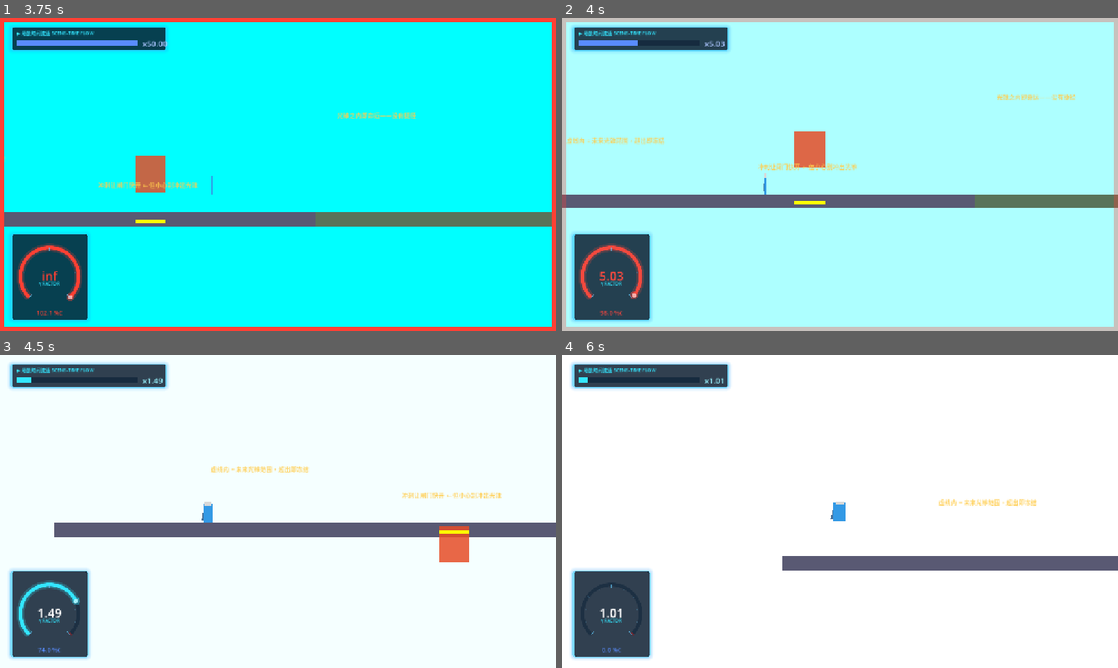
Above: before the commit, frames 1-4 (two rows, left to right).
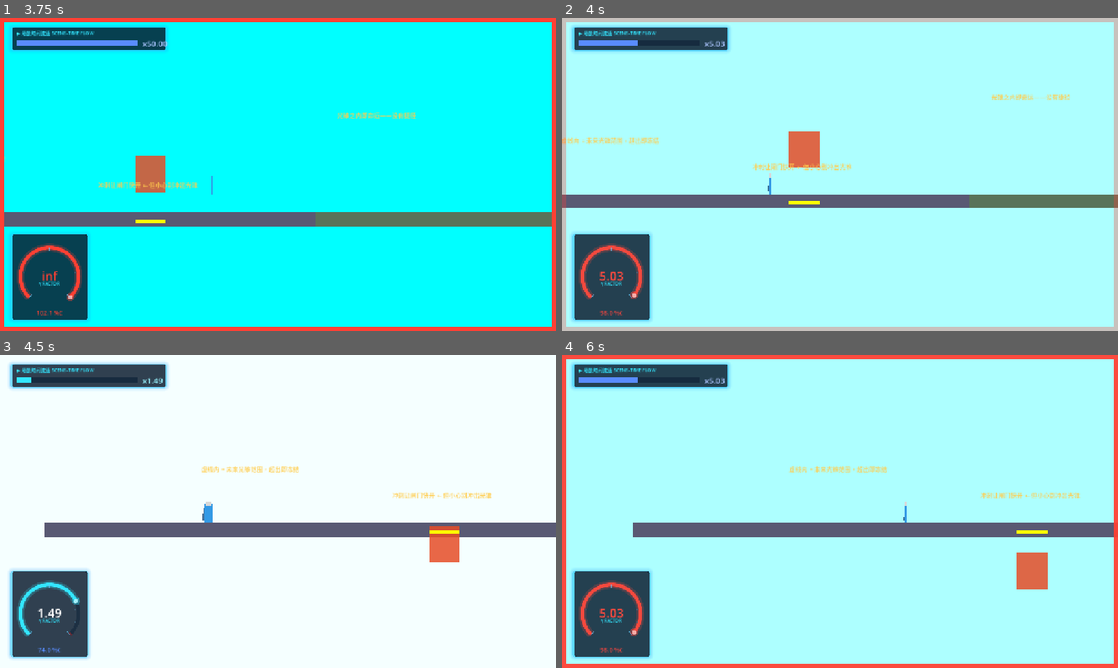
Above: after the commit, the same moments.

Repository: moss-550-w/Relativity-Puzzle
Game: Godot game, scene res://scenes/world_1_lorentz/level_1_3.tscn
Same seed, same stepped clock (60 frames per second), same inputs: the game is played once before the commit and once after it. This scene is started directly instead of the project's main scene.
Inputs:
- Up to frame 1 (3.75 s): hold Shift (sprint) 0.53-1.28 s; hold D (move_right) 0.53-2.03 s; tap Space (jump) at 0.77, 1.52, 3.02 s; tap Shift (sprint) at 1.35, 2.85 s; hold Shift (sprint) 2.03-2.78 s; hold A (move_left) from 2.03 s (still down); hold Shift (sprint) from 3.53 s (still down)
- Up to frame 2 (4 s): keep holding A (move_left); keep holding Shift (sprint); tap Space (jump) at 3.77 s
- Up to frame 3 (4.5 s): release A (move_left) at 4.28 s; release Shift (sprint) at 4.28 s; hold D (move_right) from 4.28 s (still down); tap Shift (sprint) at 4.35 s
- Up to frame 4 (6 s): keep holding D (move_right); tap Space (jump) at 4.52 s; hold Shift (sprint) 5.03-5.78 s; tap Shift (sprint) at 5.85 s

Frame 1 is identical in both runs. In frame 2, 1.0% of the frame differs, in the area x 0-93%, y 24-61%; in frame 3, 1.0%; in frame 4, 95%, in the area x 0-100%, y 0-100%.

Commit message:
refactor(light_cone, cycled_gate): 优化边界渲染与闸门碰撞逻辑
1. 将光锥虚线边界从ColorRect改为Line2D实现，渲染更准确
2. 重构周期性闸门：替换Area2D为StaticBody2D实现物理阻挡，添加可配置的阻挡阈值参数
3. 调整闸门碰撞体的挂载与启用逻辑，跟随门体同步移动和开关

Diff:
--- a/scripts/mechanics/light_cone_boundary.gd
+++ b/scripts/mechanics/light_cone_boundary.gd
@@ -78,21 +78,13 @@
 	var pos: float = 0.0
 	while pos < length:
 		var seg_end: float = minf(pos + dash_length, length)
-		var start := from + dir * pos
-		var end_pt := from + dir * seg_end
-		var mid := (start + end_pt) / 2.0
-
-		var dash := ColorRect.new()
-		dash.color = boundary_color
-		dash.mouse_filter = Control.MOUSE_FILTER_IGNORE
-		var seg_len := start.distance_to(end_pt)
-		if absf(dir.x) > absf(dir.y):
-			dash.size = Vector2(seg_len, line_width)
-		else:
-			dash.size = Vector2(line_width, seg_len)
-		dash.position = mid - dash.size / 2.0
-		parent.add_child(dash)
-
+		# 每个虚线段 = 一个 Line2D 节点（Node2D 子类，渲染正确）
+		var line := Line2D.new()
+		line.width = line_width
+		line.default_color = boundary_color
+		line.add_point(from + dir * pos)
+		line.add_point(from + dir * seg_end)
+		parent.add_child(line)
 		pos += segment
 
 
--- a/scripts/objects/cycled_gate.gd
+++ b/scripts/objects/cycled_gate.gd
@@ -1,6 +1,7 @@
 extends Node2D
 ## 周期性升降闸门 — 受 scene_time_scale 影响
 ## 冲刺加速 → 闸门快速升降 → 玩家可把握时机穿过
+## 使用 StaticBody2D 物理阻挡（非 Area2D），碰撞体在升起时启用
 
 
 @export_category("Motion")
@@ -12,6 +13,8 @@
 @export var initial_phase: float = 0.0
 ## 闸门宽度
 @export var gate_width: float = 80.0
+## 闸门升起时顶部 y 偏移（< 此值视为阻挡）
+@export var block_threshold: float = -30.0
 
 @export_category("Visual")
 @export var gate_color: Color = Color(0.9, 0.3, 0.15, 0.85)
@@ -20,14 +23,15 @@
 var _start_y: float
 var _elapsed: float
 var _body: ColorRect = null
-var _area: Area2D = null
+var _blocker: StaticBody2D = null
+var _blocker_shape: CollisionShape2D = null
 
 
 func _ready() -> void:
 	_start_y = global_position.y
 	_elapsed = initial_phase * cycle_duration
 
-	# 视觉
+	# 视觉门体
 	_body = ColorRect.new()
 	_body.name = "Visual"
 	_body.size = Vector2(gate_width, travel_range * 0.35)
@@ -35,19 +39,19 @@
 	_body.position = Vector2(-gate_width / 2.0, -travel_range * 0.35 / 2.0)
 	add_child(_body)
 
-	# 碰撞体
-	var collision := CollisionShape2D.new()
+	# 物理阻挡体（StaticBody2D，碰撞层 = world，与玩家碰撞）
+	_blocker = StaticBody2D.new()
+	_blocker.name = "GateBlocker"
+	_blocker.collision_layer = 1   # world 层
+	_blocker.collision_mask = 0    # 不检测其他物体
+
+	_blocker_shape = CollisionShape2D.new()
 	var rect := RectangleShape2D.new()
 	rect.size = Vector2(gate_width, travel_range * 0.35)
-	collision.shape = rect
-	collision.position = Vector2(0, -travel_range * 0.35 / 2.0)
-
-	_area = Area2D.new()
-	_area.name = "GateBlocker"
-	_area.collision_layer = 4
-	_area.collision_mask = 0
-	_area.add_child(collision)
-	add_child(_area)
+	_blocker_shape.shape = rect
+	_blocker_shape.position = Vector2(0, -travel_range * 0.35 / 2.0)
+	_blocker.add_child(_blocker_shape)
+	add_child(_blocker)
 
 	# 装饰性警示条纹
 	var stripe := ColorRect.new()
@@ -65,14 +69,17 @@
 	var phase := _elapsed / cycle_duration
 	# 用正弦波模拟升降：phase 0=升起(顶), 0.5=降下(底)
 	var offset := sin(phase * TAU) * travel_range * 0.5
+
+	# 更新视觉门体
 	_body.position.y = -travel_range * 0.35 / 2.0 + offset
-	_area.position.y = offset
 
-	# 根据闸门位置决定是否阻挡（顶部时阻挡，底部时可通过）
-	# area 在 y 偏移 < -30 时挡住玩家（闸门升起）
-	var blocking := offset < -30.0
-	_area.set_deferred("monitoring", blocking)
-	_area.set_deferred("monitorable", blocking)
+	# 更新物理阻挡体：跟随门体移动
+	_blocker.position.y = offset
+	_blocker_shape.position.y = -travel_range * 0.35 / 2.0
+
+	# 门体升起时启用碰撞阻挡，降下时禁用
+	var blocking := offset < block_threshold
+	_blocker_shape.set_deferred("disabled", not blocking)
 
 
 func reset_state() -> void:
